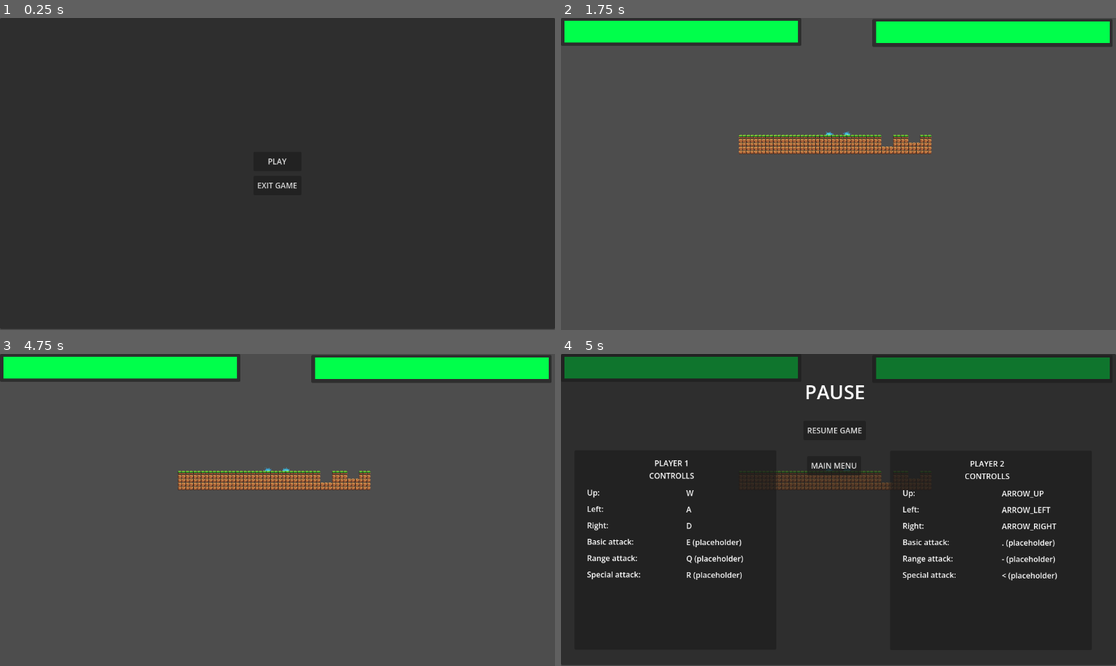
Above: before the commit, frames 1-4 (two rows, left to right).
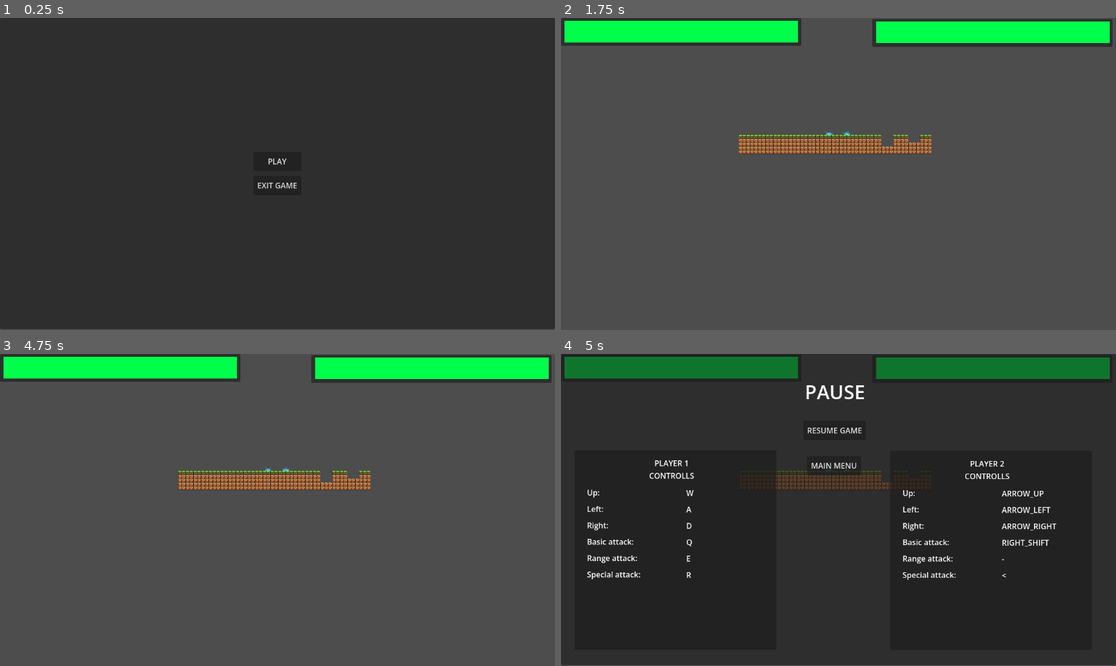
Above: after the commit, the same moments.

Repository: Abel-Breaker/CuanticFight
Game: Godot game, scene res://scenes/ui/MainMenu.tscn
Two runs of this game, one before a commit and one after it. Both use one fixed random seed, a clock stepped at 60 frames per second and the inputs below. The engine's default icon, where the game draws it, is replaced by a stand-in: a white triangle on a blue panel in a dark square.
Inputs (mouse positions are in pixels of both pictures, inside the frame that each line leads up to):
- Up to frame 1 (0.25 s): no input
- Up to frame 2 (1.75 s): click "PLAY" at 0.5 s; move the mouse to (960, 158) at 1.27 s
- Up to frame 3 (4.75 s): move the mouse to (166, 525) at 2.02 s; tap Enter at 2.75, 4.25 s; move the mouse to (333, 441) at 2.77 s; tap Space at 3.5 s; move the mouse to (249, 572) at 3.52 s; move the mouse to (444, 556) at 4.27 s
- Up to frame 4 (5 s): tap Escape (pause) at 4.9 s

Frames 1-3 are identical in both runs. In frame 4, 0.7% of the frame differs, in the area x 22-90%, y 59-73%.

Commit message:
Started RangeAttack, created Proyectile and ProyectileManager + modified CombatManager to manage state of where the players are looking towards

Diff:
--- a/project.godot
+++ b/project.godot
@@ -19,6 +19,7 @@
 
 SignalContainer="*uid://4qmt6gaimbe7"
 GameManager="*uid://dfbqydovesx5q"
+ProyectilesManager="*uid://cvfqg1gneo6tg"
 
 [input]
 
--- /dev/null
+++ b/scenes/characters/Proyectile.tscn
@@ -0,0 +1,15 @@
+[gd_scene format=3 uid="uid://cpt4jsmfiaugg"]
+
+[ext_resource type="Texture2D" uid="uid://b6vm4eutvtki6" path="res://icon.svg" id="1_gf2iv"]
+
+[sub_resource type="CircleShape2D" id="CircleShape2D_0ioq4"]
+radius = 16.03122
+
+[node name="Proyectile" type="RigidBody2D" unique_id=682323841]
+
+[node name="Sprite2D" type="Sprite2D" parent="." unique_id=704027142]
+scale = Vector2(0.203125, 0.171875)
+texture = ExtResource("1_gf2iv")
+
+[node name="CollisionShape2D" type="CollisionShape2D" parent="." unique_id=1980147975]
+shape = SubResource("CircleShape2D_0ioq4")
--- /dev/null
+++ b/scenes/characters/RangeAttack.tscn
@@ -0,0 +1,12 @@
+[gd_scene format=3 uid="uid://dhfoed6wajj0y"]
+
+[ext_resource type="Script" uid="uid://desoar3puoxu2" path="res://scripts/character/rangeAttack.gd" id="1_hiow2"]
+
+[node name="RangeAttack" type="Node2D" unique_id=932311773]
+script = ExtResource("1_hiow2")
+
+[node name="Cooldown" type="Timer" parent="." unique_id=1936479964]
+one_shot = true
+
+[node name="Marker2D" type="Marker2D" parent="." unique_id=580279232]
+position = Vector2(10, -10)
--- a/scenes/ui/PauseMenu.tscn
+++ b/scenes/ui/PauseMenu.tscn
@@ -167,7 +167,7 @@
 offset_top = 1.0
 offset_right = 377.0
 offset_bottom = 24.0
-text = "E (placeholder)"
+text = "Q"
 
 [node name="RangeAttack" type="Control" parent="Panel/Player1/VBoxContainer" unique_id=1663685622]
 custom_minimum_size = Vector2(0, 30)
@@ -185,7 +185,7 @@
 offset_top = 1.0
 offset_right = 377.0
 offset_bottom = 24.0
-text = "Q (placeholder)"
+text = "E"
 
 [node name="SpecialAttack" type="Control" parent="Panel/Player1/VBoxContainer" unique_id=637149401]
 custom_minimum_size = Vector2(0, 30)
@@ -203,7 +203,7 @@
 offset_top = 1.0
 offset_right = 377.0
 offset_bottom = 24.0
-text = "R (placeholder)"
+text = "R"
 
 [node name="Player2" type="Panel" parent="Panel" unique_id=933984158]
 layout_mode = 0
@@ -299,7 +299,7 @@
 offset_top = 1.0
 offset_right = 377.0
 offset_bottom = 24.0
-text = ". (placeholder)"
+text = "RIGHT_SHIFT"
 
 [node name="RangeAttack" type="Control" parent="Panel/Player2/VBoxContainer" unique_id=2142808651]
 custom_minimum_size = Vector2(0, 30)
@@ -317,7 +317,7 @@
 offset_top = 1.0
 offset_right = 377.0
 offset_bottom = 24.0
-text = "- (placeholder)"
+text = "-"
 
 [node name="SpecialAttack" type="Control" parent="Panel/Player2/VBoxContainer" unique_id=798356783]
 custom_minimum_size = Vector2(0, 30)
@@ -335,4 +335,4 @@
 offset_top = 1.0
 offset_right = 377.0
 offset_bottom = 24.0
-text = "< (placeholder)"
+text = "<"
--- /dev/null
+++ b/scripts/character/rangeAttack.gd
@@ -0,0 +1,45 @@
+extends Node2D
+
+class_name RangeAttack
+
+var character #: CharacterParent
+
+@onready var cooldown : Timer = $Cooldown
+@onready var shoot_position : Marker2D = $Marker2D
+
+
+var canBeUsed : bool = true
+var collision_layer: int
+var collision_mask: int
+
+func _ready() -> void:
+	cooldown.timeout.connect(updateUsability)
+
+func setup(inCharacter ) -> void:#: CharacterParent) -> void:
+	character = inCharacter
+
+	if character.charID == 1:
+		collision_mask = 2
+		collision_layer = 8
+	else:
+		collision_mask = 1
+		collision_layer = 16
+
+
+func updateUsability():
+	canBeUsed = true
+
+func _exit_tree() -> void:
+	if cooldown.timeout.is_connected(updateUsability):
+		cooldown.timeout.disconnect(updateUsability)
+
+
+# Returns true if succesfully used and false if cannot use for any reason
+func try_to_use() -> bool:
+	if not canBeUsed: return false
+
+	canBeUsed = false
+	cooldown.start()
+	#TODO: Change (placeholder velocity management. We should obtain it from the player look direction or smth)
+	ProyectilesManager.spawn_proyectile(shoot_position.global_position, Vector2(500,0),collision_layer,collision_mask,0)
+	return true
--- a/scripts/core/CombatManager.gd
+++ b/scripts/core/CombatManager.gd
@@ -4,6 +4,8 @@
 @onready var player1 : CharacterBody2D = $Player1
 @onready var player2 : CharacterBody2D = $Player2
 
+var player_look_direction: Array[int] = [1, -1] #Player1 starts looking right and Player2 left
+#TODO: From players, notify the change of direction
 var combat_ended : bool = false
 
 func _ready() -> void:
@@ -20,11 +22,8 @@
 	return [player1, player2]
 
 func _process(delta: float) -> void:
-	if Input.is_action_just_pressed("pause"):
-		if not combat_ended:
-			SignalContainer.game_pause.emit()
-		else:
-			SignalContainer.game_exit.emit() #TODO: Change (only debug because viewport can't be seen right now)
+	if not combat_ended and Input.is_action_just_pressed("pause"):
+		SignalContainer.game_pause.emit()
 
 
 func _exit_tree() -> void:
--- a/scripts/core/GameManager.gd
+++ b/scripts/core/GameManager.gd
@@ -113,3 +113,9 @@
 
 	var combat_manager = get_tree().current_scene
 	return combat_manager.get_players()
+
+func get_combat_manager():
+	if curr_game_state == GameState.MainMenu: return null
+
+	var combat_manager = get_tree().current_scene
+	return combat_manager
--- /dev/null
+++ b/scripts/core/ProyectilesManager.gd
@@ -0,0 +1,29 @@
+extends Node
+
+@onready var proyectile_scene = preload("res://scenes/characters/Proyectile.tscn")
+
+const CLEAN_PROYECTILE_TIME = 10
+
+
+
+func spawn_proyectile(global_position: Vector2, velocity : Vector2, layer: int, mask: int, gravity_scale: float):
+	var proyectile : RigidBody2D = proyectile_scene.instantiate()
+	proyectile.collision_layer = layer
+	proyectile.collision_mask = mask
+	proyectile.gravity_scale = gravity_scale
+	proyectile.global_position = global_position
+	proyectile.linear_velocity = velocity
+	#TODO: Set the animation of the proyectile
+
+	var timer = Timer.new()
+	timer.wait_time = CLEAN_PROYECTILE_TIME
+	timer.one_shot = true
+	timer.autostart = true
+	timer.timeout.connect(func ():
+		proyectile.queue_free()
+		timer.queue_free()
+	, CONNECT_ONE_SHOT)
+
+	var scene_root : Node = get_tree().root
+	scene_root.add_child(proyectile)
+	scene_root.add_child(timer)
Not shown, added: scripts/character/rangeAttack.gd.uid
Not shown, added: scripts/core/ProyectilesManager.gd.uid
